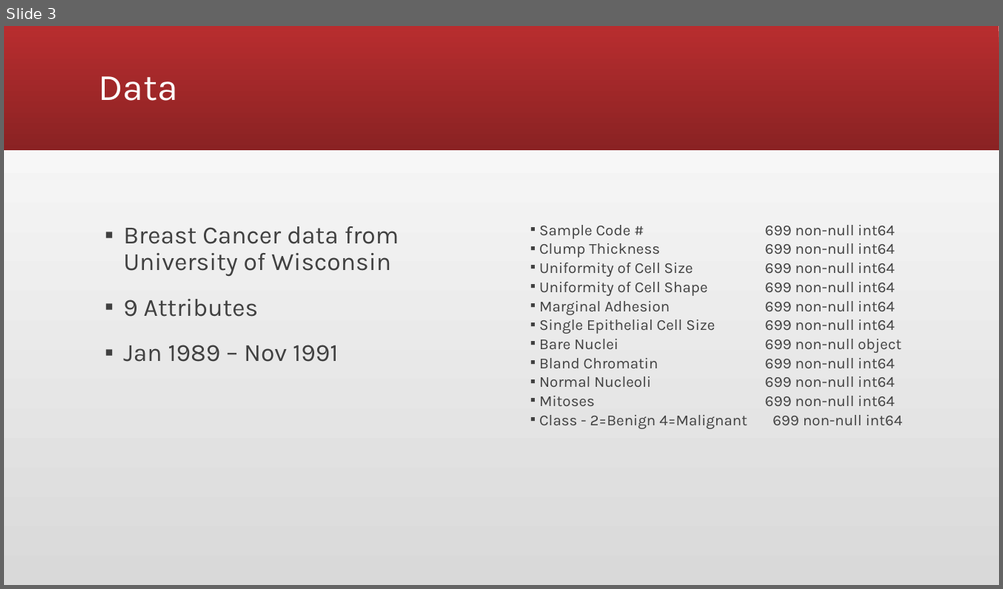
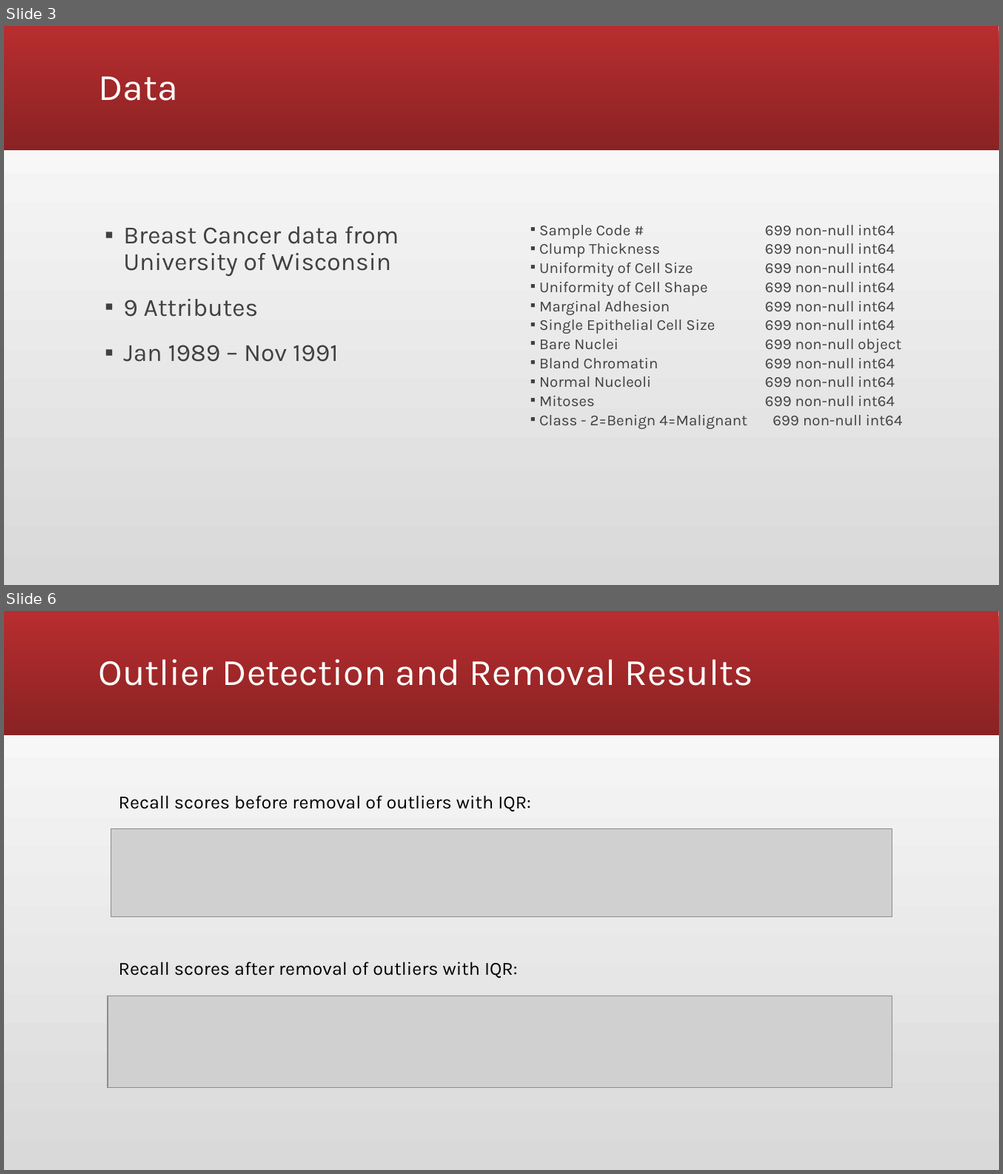
Before and after one commit to zachagarc/dataMiningProject, a slide deck: CS488 Final Report.pptx. Shown one above the other, each under a label of ours: slide 3 before the commit, slides 3 and 6 after it; the slides between them are not shown. The pictures are 1003x589 and 1003x1174 pixels, drawn with LibreOffice and Linux fonts; fonts in the diff are those of the drawing; grey boxes stand for pictures. Boxes give left, top, right and bottom in pixels: in the first picture for what was removed or moved away, otherwise in the second. Text is boxed around its words. In the diff, an @@ line names an element or a change of style, - is before the commit and + after.

```diff
--- a/CS488 Final Report.pptx
+++ b/CS488 Final Report.pptx
@@ slide 6 added at (4,611,999,1170), background gradient #D9D9D9 to #FFFFFF; not listed: 1 template element that a slide beside it also shows @@
@@ title added at (99,659,753,686), 36 pt, text #FFFFFF @@
+Outlier Detection and Removal Results
@@ text added at (119,795,531,812), 18 pt, text #000000 @@
+Recall scores before removal of outliers with IQR:
@@ picture added at (111,829,892,917) @@
@@ text added at (119,962,518,978), 18 pt, text #000000 @@
+Recall scores after removal of outliers with IQR:
@@ picture added at (108,997,892,1088) @@
```
Also in this commit, not shown: 5 slides changed, 3 other slides added, 1 slide removed, 2 other files.
